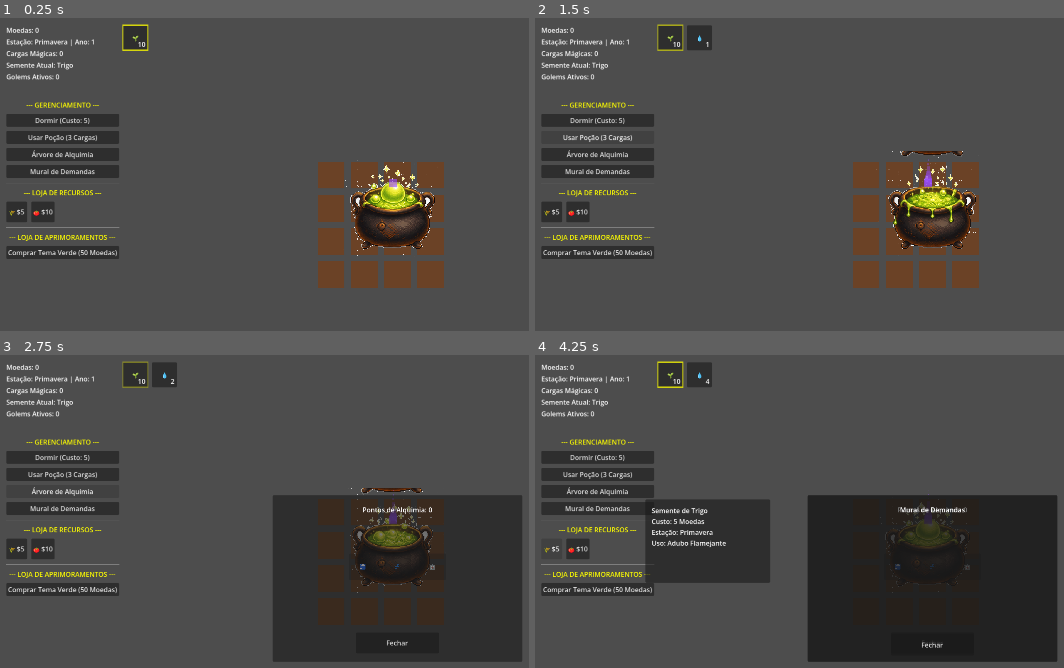
Above: before the commit, frames 1-4 (two rows, left to right).
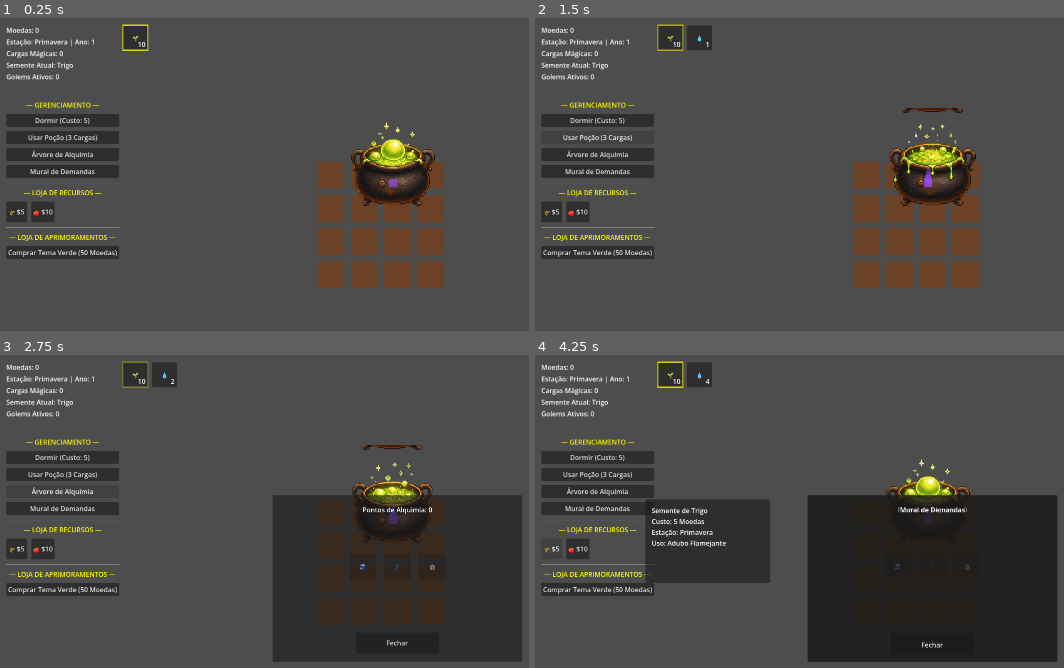
Above: after the commit, the same moments.

Repository: LeandroSatsuki/Cauldron-Crops
Game: Godot game, scene res://Scenes/Main.tscn
The game is run twice, just before and just after one commit, with the same random seed, the same clock (stepped at 60 frames per second) and the same inputs.
Inputs:
- Up to frame 1 (0.25 s): no input
- Up to frame 2 (1.5 s): click "Dormir (Custo: 5)" at 0.5 s; click "Usar Poção (3 Cargas)" at 1.25 s
- Up to frame 3 (2.75 s): click "Árvore de Alquimia" at 2 s
- Up to frame 4 (4.25 s): click "Mural de Demandas" at 2.75 s; click "🌾 $5" at 3.5 s

The runs differ from the first frame. In frame 1, 4.4% of the frame differs, in the area x 65-83%, y 33-77%; in frame 2, 4.6%, in the area x 64-84%, y 28-74%; in frame 3, 2.4%; in frame 4, 1.1%.

Commit message:
correcao de arte, animacao mistica achatada e fix do input do popup

Diff:
--- a/Scenes/Cauldron.tscn
+++ b/Scenes/Cauldron.tscn
@@ -2,8 +2,8 @@
 
 [ext_resource type="Script" path="res://Scripts/Cauldron.gd" id="1_cauldrongd"]
 [ext_resource type="Script" path="res://Scripts/DropSlot.gd" id="2_dropslotgd"]
-[ext_resource type="Texture2D" path="res://Assets/caldeirao_roxo.png" id="3_roxo"]
-[ext_resource type="Texture2D" path="res://Assets/caldeirao_verde.png" id="4_verde"]
+[ext_resource type="Texture2D" path="res://Assets/caldeirao_mistic_squash_roxo.png" id="3_roxo"]
+[ext_resource type="Texture2D" path="res://Assets/caldeirao_mistic_squash_verde.png" id="4_verde"]
 
 [sub_resource type="AtlasTexture" id="AtlasTexture_v0"]
 atlas = ExtResource("4_verde")
@@ -140,9 +140,11 @@
 [node name="CauldronUI" type="Node2D"]
 script = ExtResource("1_cauldrongd")
 
-[node name="SpriteCaldeirao" type="AnimatedSprite2D" parent="."]
+[node name="BaseAnchor" type="Node2D" parent="."]
+position = Vector2(950, 450)
+
+[node name="SpriteCaldeirao" type="AnimatedSprite2D" parent="BaseAnchor"]
 texture_filter = 1
-position = Vector2(950, 450)
 sprite_frames = SubResource("SpriteFrames_cauldron")
 animation = &"idle"
 autoplay = "idle"
--- a/Scripts/Cauldron.gd
+++ b/Scripts/Cauldron.gd
@@ -21,9 +21,12 @@
 	if btn_fechar:
 		btn_fechar.pressed.connect(func(): popup_ui.visible = false)
 
+	# Ajustar o offset do sprite para alinhar a base do caldeirão com a BaseAnchor
+	$BaseAnchor/SpriteCaldeirao.offset = Vector2(0, -103)
+
 func _on_area_2d_input_event(_viewport: Node, event: InputEvent, _shape_idx: int) -> void:
 	if event is InputEventMouseButton and event.button_index == MOUSE_BUTTON_LEFT and event.pressed:
-		print("Caldeirão clicado")
+		print("Popup clicado!")
 		if estado_atual == "IDLE":
 			popup_ui.visible = true
 			if resultado_label:
@@ -57,7 +60,7 @@
 			resultado_label.text = "Ingredientes insuficientes!"
 		return
 
-	# Determinar o resultado da combinação antes de consumir os ingredientes
+	# Determinar o resultado da combinação antes de consuming os ingredientes
 	var chave1 = item1 + "_" + item2
 	var chave2 = item2 + "_" + item1
 	var resultado = ""
@@ -98,7 +101,7 @@
 			item_em_producao = "golem_coletor"
 			estado_atual = "BREWING"
 			popup_ui.visible = false
-			$SpriteCaldeirao.play("brewing")
+			$BaseAnchor/SpriteCaldeirao.play("brewing")
 			$BrewTimer.start(tempo_producao)
 			_limpar_slots()
 		else:
@@ -122,7 +125,7 @@
 			item_em_producao = resultado
 			estado_atual = "BREWING"
 			popup_ui.visible = false
-			$SpriteCaldeirao.play("brewing")
+			$BaseAnchor/SpriteCaldeirao.play("brewing")
 			$BrewTimer.start(tempo_producao)
 			_limpar_slots()
 		else:
@@ -152,9 +155,9 @@
 	var ui = get_tree().current_scene.get_node_or_null("UI")
 	if ui and ui.has_method("criar_texto_flutuante"):
 		var nome_exibicao = "Golem" if item_em_producao == "golem_coletor" else item_em_producao
-		ui.criar_texto_flutuante("Sucesso: " + nome_exibicao + "!", $SpriteCaldeirao.global_position, Color.GREEN)
+		ui.criar_texto_flutuante("Sucesso: " + nome_exibicao + "!", $BaseAnchor/SpriteCaldeirao.global_position, Color.GREEN)
 
 	$ExplosaoMagica.emitting = true
-	$SpriteCaldeirao.play("idle")
+	$BaseAnchor/SpriteCaldeirao.play("idle")
 	estado_atual = "IDLE"
 	item_em_producao = ""
--- a/Scripts/UI.gd
+++ b/Scripts/UI.gd
@@ -53,13 +53,30 @@
 
 	skill_tree = skill_tree_scene.instantiate()
 	add_child(skill_tree)
+	skill_tree.mouse_filter = Control.MOUSE_FILTER_IGNORE
+	skill_tree.visibility_changed.connect(func():
+		if skill_tree:
+			skill_tree.mouse_filter = Control.MOUSE_FILTER_STOP if skill_tree.visible else Control.MOUSE_FILTER_IGNORE
+	)
 	if abrir_skill_tree_button:
 		abrir_skill_tree_button.pressed.connect(func(): skill_tree.visible = true)
 
 	quest_board = quest_board_scene.instantiate()
 	add_child(quest_board)
+	quest_board.mouse_filter = Control.MOUSE_FILTER_IGNORE
+	quest_board.visibility_changed.connect(func():
+		if quest_board:
+			quest_board.mouse_filter = Control.MOUSE_FILTER_STOP if quest_board.visible else Control.MOUSE_FILTER_IGNORE
+	)
 	if abrir_quests_button:
 		abrir_quests_button.pressed.connect(_on_abrir_quests_pressed)
+
+	if sell_menu:
+		sell_menu.mouse_filter = Control.MOUSE_FILTER_IGNORE
+		sell_menu.visibility_changed.connect(func():
+			if sell_menu:
+				sell_menu.mouse_filter = Control.MOUSE_FILTER_STOP if sell_menu.visible else Control.MOUSE_FILTER_IGNORE
+		)
 
 	if QuestManager:
 		QuestManager.quest_atualizada.connect(_on_nova_quest_recebida)
Binary file added: Assets/caldeirao_mistic_squash_roxo.png
Binary file added: Assets/caldeirao_mistic_squash_verde.png
